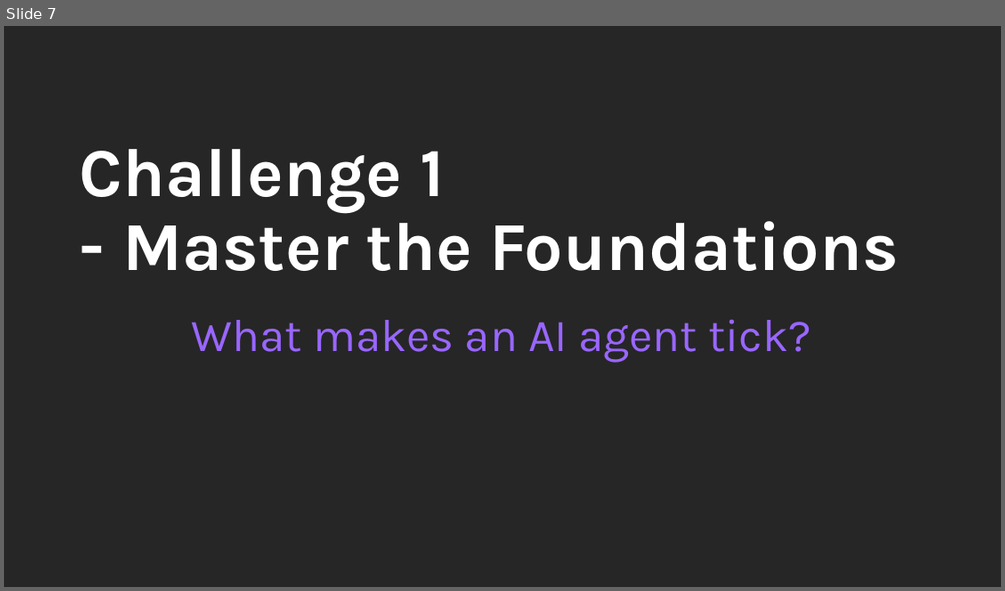
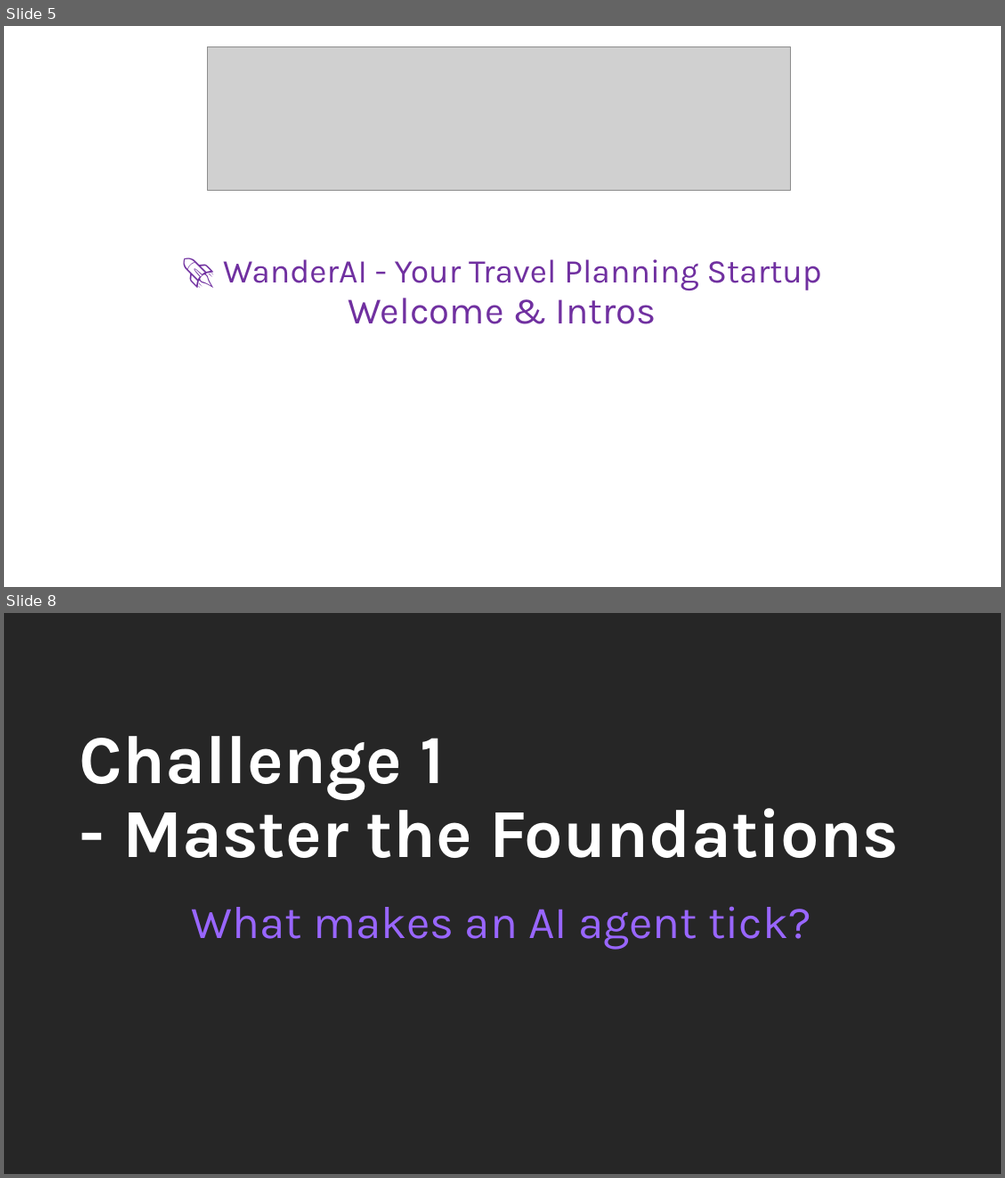
Before and after one commit to microsoft/WhatTheHack, a slide deck: 073-NewRelicAgentObservability/Coach/Lectures.pptx. Shown one above the other, each under a label of ours: slide 7 before the commit, slides 5 and 8 after it; the slides between them are not shown. The pictures are 1005x591 and 1005x1178 pixels, drawn with LibreOffice and Linux fonts; fonts in the diff are those of the drawing; grey boxes stand for pictures; background and template pictures are left out. Boxes give left, top, right and bottom in pixels: in the first picture for what was removed or moved away, otherwise in the second. Text is boxed around its words. In the diff, an @@ line names an element or a change of style, - is before the commit and + after.

```diff
--- a/073-NewRelicAgentObservability/Coach/Lectures.pptx
+++ b/073-NewRelicAgentObservability/Coach/Lectures.pptx
@@ slide 5 added at [4, 26, 1001, 587], background #FFFFFF @@
@@ picture added at [208, 47, 791, 190] @@
@@ text added at [223, 259, 822, 324], 32 pt, text #7030A0 @@
+🚀 WanderAI - Your Travel Planning Startup
+Welcome & Intros
@@ what was slide 7 is now slide 8 @@
```
Also in this commit, not shown: 2 slides changed, 4 other files.
